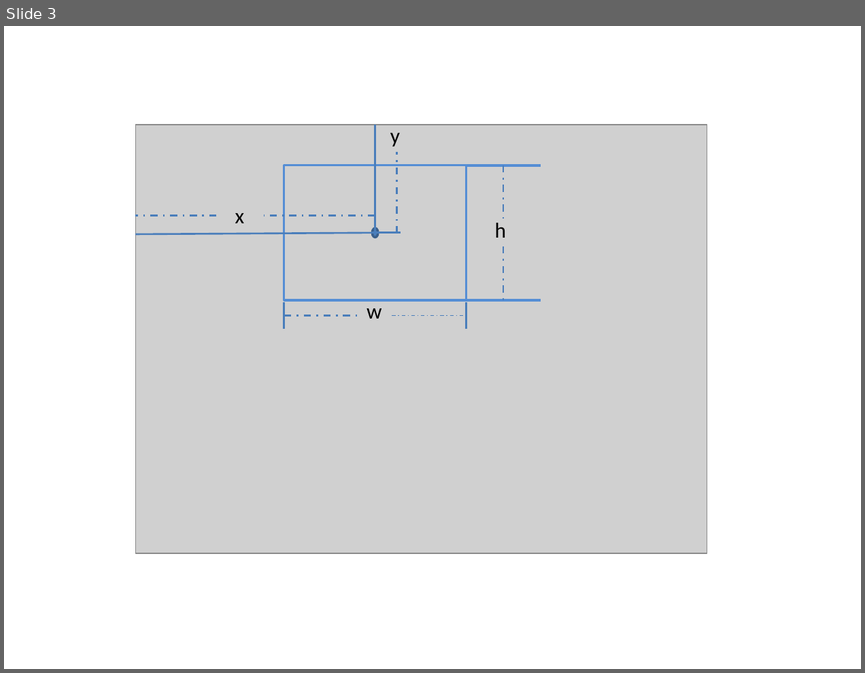
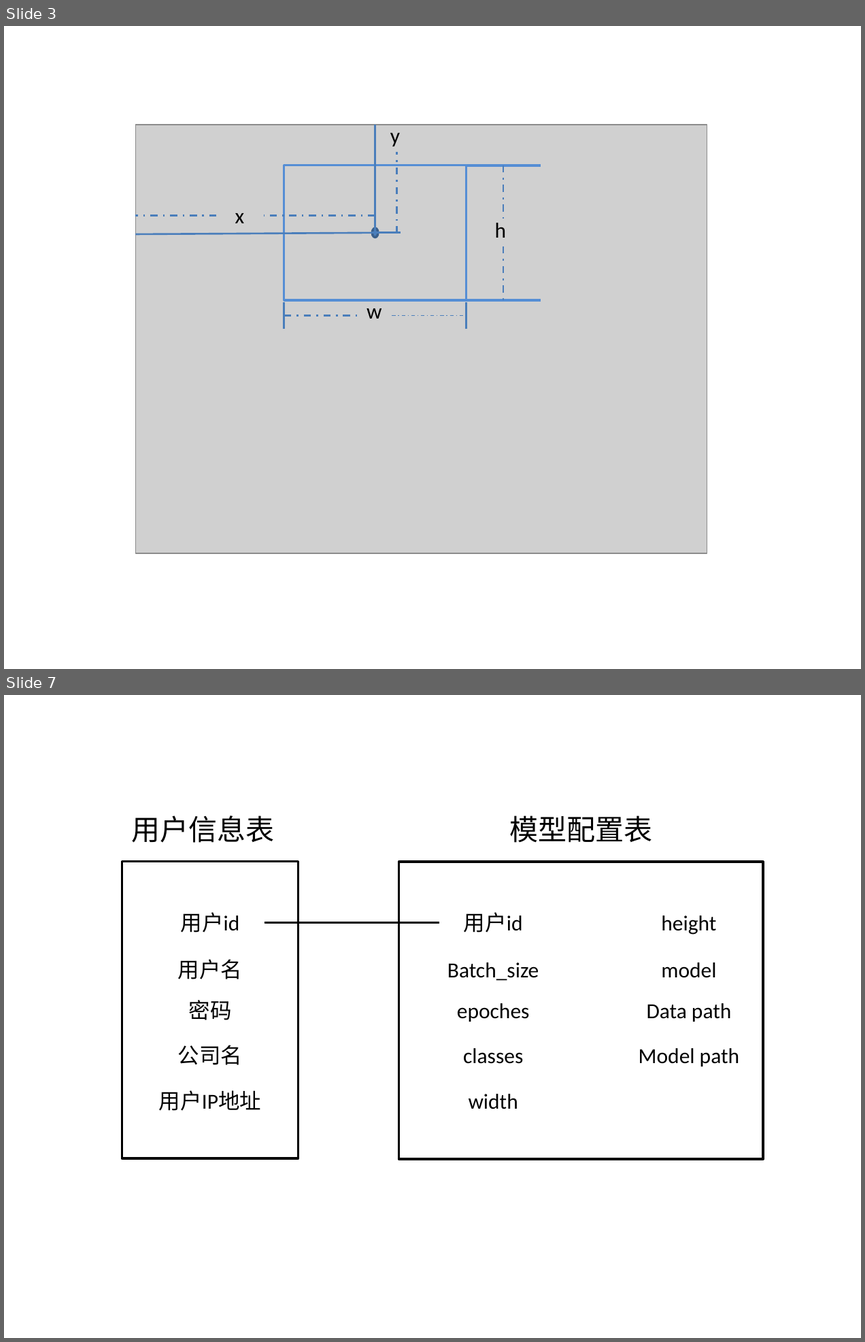
Before and after one commit to ZhuYuHe/biyelunwen, a slide deck: graph.pptx. Shown one above the other, each under a label of ours: slide 3 before the commit, slides 3 and 7 after it; the slides between them are not shown. The pictures are 865x673 and 865x1342 pixels, drawn with LibreOffice and Linux fonts; fonts in the diff are those of the drawing; grey boxes stand for pictures. Boxes give left, top, right and bottom in pixels: in the first picture for what was removed or moved away, otherwise in the second. Text is boxed around its words. In the diff, an @@ line names an element or a change of style, - is before the commit and + after.

```diff
--- a/graph.pptx
+++ b/graph.pptx
@@ slide 7 added at (x1=4, y1=695, x2=861, y2=1338), background #FFFFFF @@
@@ text added at (x1=132, y1=815, x2=275, y2=843), 24 pt, text #000000 @@
+用户信息表
@@ text added at (x1=509, y1=815, x2=652, y2=843), 24 pt, text #000000 @@
+模型配置表
@@ rectangle added at (x1=122, y1=861, x2=298, y2=1157), outline #000000 2 pt @@
@@ rectangle added at (x1=399, y1=862, x2=763, y2=1159), outline #000000 2 pt @@
@@ text added at (x1=181, y1=912, x2=240, y2=932), 18 pt, text #000000 @@
+用户id
@@ text added at (x1=464, y1=912, x2=523, y2=932), 18 pt, text #000000 @@
+用户id
@@ text added at (x1=661, y1=915, x2=716, y2=934), 18 pt, text #000000 @@
+height
@@ line added from (264, 923) to (439, 923), #000000 1.5 pt @@
@@ text added at (x1=178, y1=959, x2=242, y2=979), 18 pt, text #000000 @@
+用户名
@@ text added at (x1=447, y1=962, x2=538, y2=981), 18 pt, text #000000 @@
+Batch_size
@@ text added at (x1=661, y1=962, x2=716, y2=978), 18 pt, text #000000 @@
+model
@@ text added at (x1=189, y1=1000, x2=232, y2=1020), 18 pt, text #000000 @@
+密码
@@ text added at (x1=457, y1=1003, x2=530, y2=1021), 18 pt, text #000000 @@
+epoches
@@ text added at (x1=647, y1=1003, x2=731, y2=1021), 18 pt, text #000000 @@
+Data path
@@ text added at (x1=178, y1=1045, x2=242, y2=1065), 18 pt, text #000000 @@
+公司名
@@ text added at (x1=463, y1=1048, x2=523, y2=1064), 18 pt, text #000000 @@
+classes
@@ text added at (x1=638, y1=1048, x2=739, y2=1066), 18 pt, text #000000 @@
+Model path
@@ text added at (x1=159, y1=1090, x2=261, y2=1110), 18 pt, text #000000 @@
+用户IP地址
@@ text added at (x1=468, y1=1093, x2=518, y2=1109), 18 pt, text #000000 @@
+width
```
Also in this commit, not shown: 4 other slides added, 42 other files.
